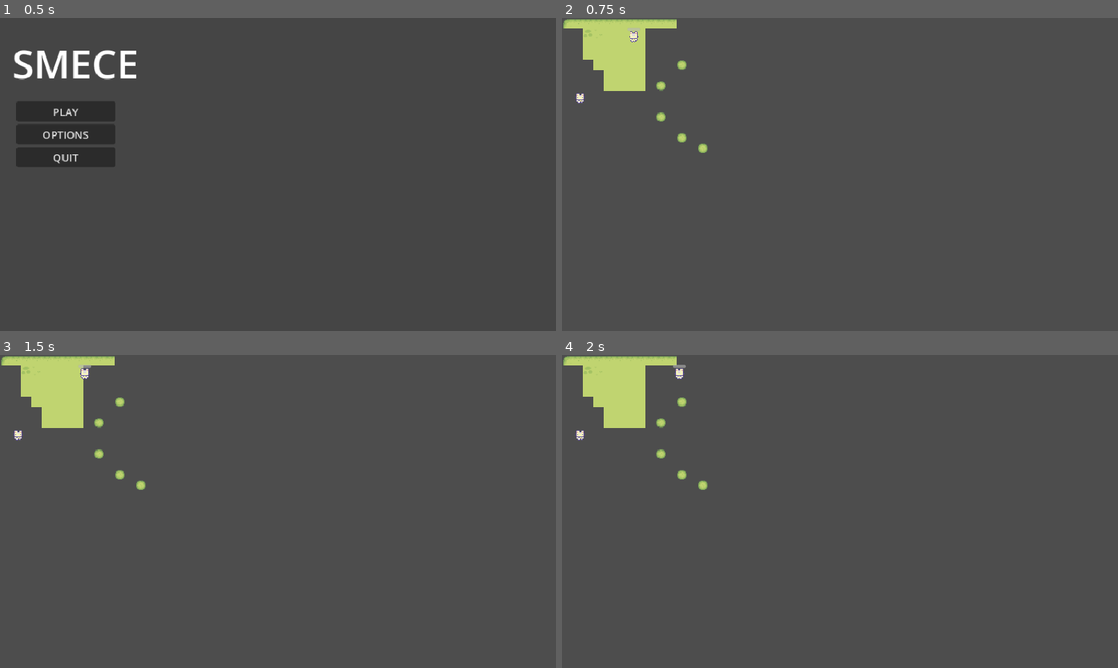
Above: before the commit, frames 1-4 (two rows, left to right).
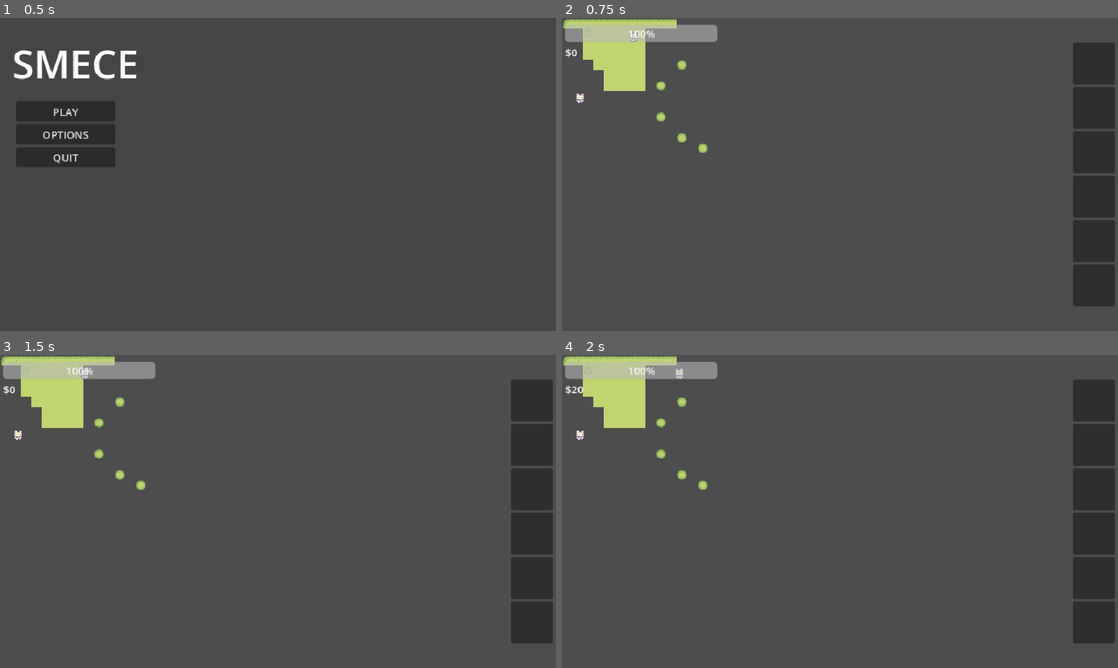
Above: after the commit, the same moments.

Repository: mzorcic/platformer-project
Game: Godot game, scene res://screens/MainMenu.tscn
Two runs of this game, one before a commit and one after it. Both use one fixed random seed, a clock stepped at 60 frames per second and the inputs below.
Inputs (mouse positions are in pixels of both pictures, inside the frame that each line leads up to):
- Up to frame 1 (0.5 s): no input
- Up to frame 2 (0.75 s): click "PLAY" at 0.5 s
- Up to frame 3 (1.5 s): tap Enter at 1.25 s; move the mouse to (400, 495) at 1.27 s; press the mouse at (400, 495) at 1.28 s; hold D (walk_right) from 1.28 s (still down)
- Up to frame 4 (2 s): keep holding D (walk_right); tap F (test_key) at 1.55 s

Frame 1 is identical in both runs. In frame 2, 7.4% of the frame differs, in the area x 0-100%, y 2-92%; in frame 3, 7.4%; in frame 4, 7.4%.

Commit message:
Money and HUD

Diff:
--- a/characters/player.gd
+++ b/characters/player.gd
@@ -2,8 +2,16 @@
 
 const SPEED = 100.0
 
+
+@onready var hud = $"../HUD"
+@onready var health_system: HealthSystem = $HealthSystem
+@onready var money_system: MoneySystem = $MoneySystem
+
+
 func _ready() -> void:
 	add_to_group("player")
+	health_system.health_changed.connect(hud.update_health)
+	money_system.money_changed.connect(hud.update_money)
 
 
 func get_movement_input():
@@ -17,32 +25,51 @@
 
 
 func _input(event: InputEvent) -> void:
+
 	if event.is_action_pressed("attack"):
 		attack()
 
 
 func attack() -> void:
-	var bodies: Array[Node2D] = $AttackArea.get_overlapping_bodies()
+	var attack_range := 20.0
+	var attack_angle := 120.0
+	var damage_amount := 25.0
 
-	for body in bodies:
-		if body.is_in_group("enemy"):
-			var damage := DamageSystem.new()
+	var mouse_position := get_global_mouse_position()
+	var attack_direction := (mouse_position - global_position).normalized()
 
-			damage.amount = 25.0
-			damage.damage_type = DamageSystem.DamageType.PHYSICAL
+	for body in get_tree().get_nodes_in_group("enemy"):
+		if not is_instance_valid(body):
+			continue
 
-			var health_system = body.get_node_or_null("HealthSystem")
-			if health_system == null:
-				continue
-			health_system.take_damage(damage)
+		var distance := global_position.distance_to(body.global_position)
+
+		# Enemy is too far away
+		if distance > attack_range:
+			continue
+
+		var direction_to_enemy = (body.global_position - global_position).normalized()
+
+		# Angle between where we're facing and the enemy
+		var angle := rad_to_deg(attack_direction.angle_to(direction_to_enemy))
+
+		# Outside the attack cone
+		if abs(angle) > attack_angle / 2.0:
+			continue
+
+		# Enemy is inside the sweeping attack
+		var health_system = body.get_node_or_null("HealthSystem")
+
+		if health_system == null:
+			continue
+
+		var damage := DamageSystem.new()
+		damage.amount = damage_amount
+		damage.damage_type = DamageSystem.DamageType.PHYSICAL
+
+		health_system.take_damage(damage)
 
 
 func _on_died() -> void:
 	queue_free()
 	get_tree().change_scene_to_file("res://screens/DiedScene.tscn")
-
-
-func _on_health_system_health_changed(current_health: float, max_health: float) -> void:
-	var health_bar = $HealthBar
-	health_bar.max_value = max_health
-	health_bar.value = current_health
--- a/characters/player.tscn
+++ b/characters/player.tscn
@@ -2,6 +2,7 @@
 
 [ext_resource type="Texture2D" uid="uid://d227qr27j5v6t" path="res://test/Assets/Sprout Lands - Sprites - Basic pack/Characters/Basic Charakter Spritesheet.png" id="1_g1dw6"]
 [ext_resource type="Script" uid="uid://bdgemrbttch86" path="res://characters/player.gd" id="1_tory2"]
+[ext_resource type="Script" uid="uid://c3kw5pev6ofxl" path="res://scripts/MoneySystem.gd" id="1_x0jl3"]
 [ext_resource type="Script" uid="uid://7ufwx0k4tdy4" path="res://scripts/HealthSystem.gd" id="3_evndh"]
 [ext_resource type="Script" uid="uid://c1744eprwdul5" path="res://scripts/ResistanceSystem.gd" id="4_h1q25"]
 
@@ -184,20 +185,13 @@
 [node name="AttackRange" type="CollisionShape2D" parent="AttackArea" unique_id=1947896160]
 shape = SubResource("CircleShape2D_flmph")
 
-[node name="HealthBar" type="ProgressBar" parent="." unique_id=1019341258]
-offset_left = -10.0
-offset_top = -12.0
-offset_right = 10.0
-offset_bottom = -7.0
-value = 70.0
-show_percentage = false
-metadata/_edit_use_anchors_ = true
-
 [node name="HealthSystem" type="Node" parent="." unique_id=667070118]
 script = ExtResource("3_evndh")
 
 [node name="ResistanceSystem" type="Node" parent="." unique_id=530789486]
 script = ExtResource("4_h1q25")
 
+[node name="MoneySystem" type="Node" parent="." unique_id=1238272985]
+script = ExtResource("1_x0jl3")
+
 [connection signal="died" from="HealthSystem" to="." method="_on_died"]
-[connection signal="health_changed" from="HealthSystem" to="." method="_on_health_system_health_changed"]
--- a/enemies/enemy.gd
+++ b/enemies/enemy.gd
@@ -51,4 +51,5 @@
 
 
 func _on_died() -> void:
+	$"../Player".get_node("MoneySystem").add_money(randf_range(10, 20))
 	queue_free()
--- /dev/null
+++ b/screens/hud.gd
@@ -0,0 +1,21 @@
+extends CanvasLayer
+
+@onready var health_bar: ProgressBar = $Control/Stats/HealthBar
+@onready var money_label: Label = $Control/Stats/MoneyLabel
+
+
+func _ready() -> void:
+	pass
+
+
+func update_health(current_health: float, max_health: float) -> void:
+	if health_bar == null:
+		print("ERROR: health_bar is NULL")
+		return
+
+	health_bar.max_value = max_health
+	health_bar.value = current_health
+
+
+func update_money(money: int) -> void:
+	money_label.text = "$%d" % money
--- /dev/null
+++ b/screens/hud.tscn
@@ -0,0 +1,70 @@
+[gd_scene format=3 uid="uid://cvps82f8yjpm2"]
+
+[ext_resource type="Script" uid="uid://7tbxxxdyv2ow" path="res://screens/hud.gd" id="1_dvphu"]
+[ext_resource type="PackedScene" uid="uid://dhbu266y7rp5t" path="res://scripts/Inventory/InventorySlot.tscn" id="1_o3vs4"]
+
+[sub_resource type="LabelSettings" id="LabelSettings_flmph"]
+
+[node name="HUD" type="CanvasLayer" unique_id=91535387]
+script = ExtResource("1_dvphu")
+
+[node name="Control" type="Control" parent="." unique_id=153263189]
+layout_mode = 3
+anchors_preset = 15
+anchor_right = 1.0
+anchor_bottom = 1.0
+grow_horizontal = 2
+grow_vertical = 2
+
+[node name="Stats" type="VBoxContainer" parent="Control" unique_id=765201112]
+layout_mode = 0
+offset_left = 5.0
+offset_top = 10.0
+offset_right = 238.0
+offset_bottom = 81.0
+
+[node name="HealthBar" type="ProgressBar" parent="Control/Stats" unique_id=1434999127]
+layout_mode = 2
+
+[node name="MoneyLabel" type="Label" parent="Control/Stats" unique_id=1927718302]
+layout_mode = 2
+text = "600$"
+label_settings = SubResource("LabelSettings_flmph")
+
+[node name="InventoryBar" type="VBoxContainer" parent="Control" unique_id=428927743]
+layout_mode = 1
+anchors_preset = 6
+anchor_left = 1.0
+anchor_top = 0.5
+anchor_right = 1.0
+anchor_bottom = 0.5
+offset_left = -69.0
+offset_top = -202.0
+offset_right = -5.0
+offset_bottom = 202.0
+grow_horizontal = 0
+grow_vertical = 2
+
+[node name="InventorySlot1" parent="Control/InventoryBar" unique_id=1878209895 instance=ExtResource("1_o3vs4")]
+custom_minimum_size = Vector2(64, 64)
+layout_mode = 2
+
+[node name="InventorySlot2" parent="Control/InventoryBar" unique_id=1078500755 instance=ExtResource("1_o3vs4")]
+custom_minimum_size = Vector2(64, 64)
+layout_mode = 2
+
+[node name="InventorySlot3" parent="Control/InventoryBar" unique_id=829258010 instance=ExtResource("1_o3vs4")]
+custom_minimum_size = Vector2(64, 64)
+layout_mode = 2
+
+[node name="InventorySlot4" parent="Control/InventoryBar" unique_id=612833825 instance=ExtResource("1_o3vs4")]
+custom_minimum_size = Vector2(64, 64)
+layout_mode = 2
+
+[node name="InventorySlot5" parent="Control/InventoryBar" unique_id=2004920664 instance=ExtResource("1_o3vs4")]
+custom_minimum_size = Vector2(64, 64)
+layout_mode = 2
+
+[node name="InventorySlot6" parent="Control/InventoryBar" unique_id=1799424567 instance=ExtResource("1_o3vs4")]
+custom_minimum_size = Vector2(64, 64)
+layout_mode = 2
--- a/scripts/HealthSystem.gd
+++ b/scripts/HealthSystem.gd
@@ -16,7 +16,7 @@
 
 func _ready() -> void:
 	current_health = max_health
-
+	await get_tree().process_frame
 	health_changed.emit(current_health, max_health)
 
 
@@ -53,13 +53,13 @@
 
 	var old_health := current_health
 	current_health += amount
+	current_health = min(current_health, max_health)
+
 	var actual_healing := current_health - old_health
 
 	if actual_healing > 0.0:
 		healed.emit(actual_healing)
-		health_changed.emit(current_health,max_health)
-
-	health_changed.emit(current_health, max_health)
+		health_changed.emit(current_health, max_health)
 
 
 func die() -> void:
--- /dev/null
+++ b/scripts/Inventory/Inventory.gd
@@ -0,0 +1,25 @@
+class_name Inventory
+extends Node
+
+signal inventory_changed(items)
+
+const SLOT_COUNT := 6
+
+var items: Array = [null, null, null, null, null, null]
+
+
+func add_item(item):
+	for i in range(SLOT_COUNT):
+		if items[i] == null:
+			items[i] = item
+			inventory_changed.emit(items)
+			return true
+
+	print("Inventory full!")
+	return false
+
+
+func remove_item(slot_index: int) -> void:
+	if slot_index >= 0 and slot_index < SLOT_COUNT:
+		items[slot_index] = null
+		inventory_changed.emit(items)
--- /dev/null
+++ b/scripts/Inventory/InventorySlot.tscn
@@ -0,0 +1,22 @@
+[gd_scene format=3 uid="uid://dhbu266y7rp5t"]
+
+[ext_resource type="Script" uid="uid://dqab5gjmi12t5" path="res://scripts/Inventory/inventory_slot.gd" id="1_pkxv4"]
+
+[node name="InventorySlot" type="Panel" unique_id=1878209895]
+offset_right = 64.0
+offset_bottom = 64.0
+script = ExtResource("1_pkxv4")
+
+[node name="ItemIcon" type="TextureRect" parent="." unique_id=693429029]
+layout_mode = 1
+anchors_preset = 8
+anchor_left = 0.5
+anchor_top = 0.5
+anchor_right = 0.5
+anchor_bottom = 0.5
+offset_left = -27.5
+offset_top = -27.5
+offset_right = 27.5
+offset_bottom = 27.5
+grow_horizontal = 2
+grow_vertical = 2
--- /dev/null
+++ b/scripts/Inventory/inventory_slot.gd
@@ -0,0 +1,11 @@
+extends Panel
+
+@onready var item_icon: TextureRect = $ItemIcon
+
+
+func set_item(texture: Texture2D):
+	item_icon.texture = texture
+
+
+func clear_slot():
+	item_icon.texture = null
--- /dev/null
+++ b/scripts/MoneySystem.gd
@@ -0,0 +1,21 @@
+class_name MoneySystem
+extends Node
+
+signal money_changed(money: int)
+
+@onready var money_label: Label = $"../../HUD/Control/Stats/MoneyLabel"
+var money: int
+
+
+func _ready() -> void:
+	money_label.text = "$%d" % money
+
+
+func add_money(amount: int):
+	money += amount
+	money_changed.emit(money)
+
+
+func _input(event: InputEvent) -> void:
+	if event.is_action_pressed("test_key"):
+		add_money(20)
--- a/test/TestScene.tscn
+++ b/test/TestScene.tscn
@@ -3,6 +3,7 @@
 [ext_resource type="Texture2D" uid="uid://cu01fm5b0pra0" path="res://test/Assets/Sprout Lands - Sprites - Basic pack/Tilesets/Grass.png" id="1_k0ggn"]
 [ext_resource type="PackedScene" uid="uid://blqulatjqg8qa" path="res://characters/player.tscn" id="2_axyd5"]
 [ext_resource type="PackedScene" uid="uid://da6pfh3ytxf5m" path="res://enemies/enemy.tscn" id="2_k0ggn"]
+[ext_resource type="PackedScene" uid="uid://cvps82f8yjpm2" path="res://screens/hud.tscn" id="4_75yoc"]
 
 [sub_resource type="GDScript" id="GDScript_axyd5"]
 script/source = "extends Node2D
@@ -181,3 +182,5 @@
 
 [node name="Enemy" parent="." unique_id=651092779 instance=ExtResource("2_k0ggn")]
 position = Vector2(28, 123)
+
+[node name="HUD" parent="." unique_id=91535387 instance=ExtResource("4_75yoc")]
Not shown, added: screens/hud.gd.uid
Not shown, added: scripts/Inventory/Inventory.gd.uid
Not shown, added: scripts/Inventory/inventory_slot.gd.uid
Not shown, added: scripts/MoneySystem.gd.uid
